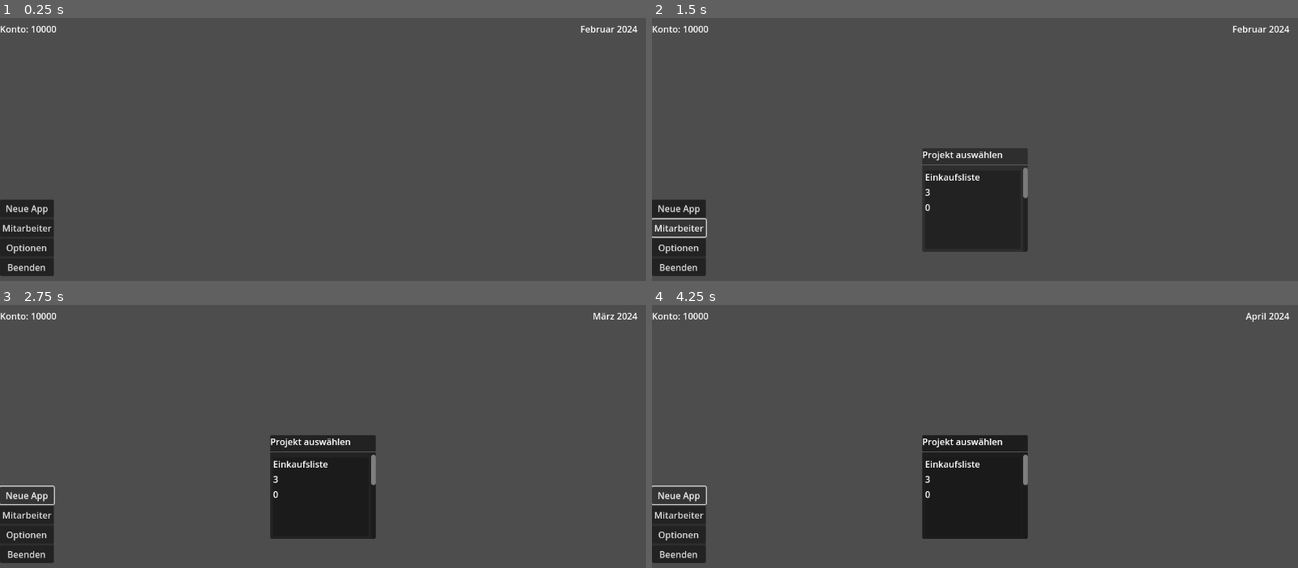
Above: before the commit, frames 1-4 (two rows, left to right).
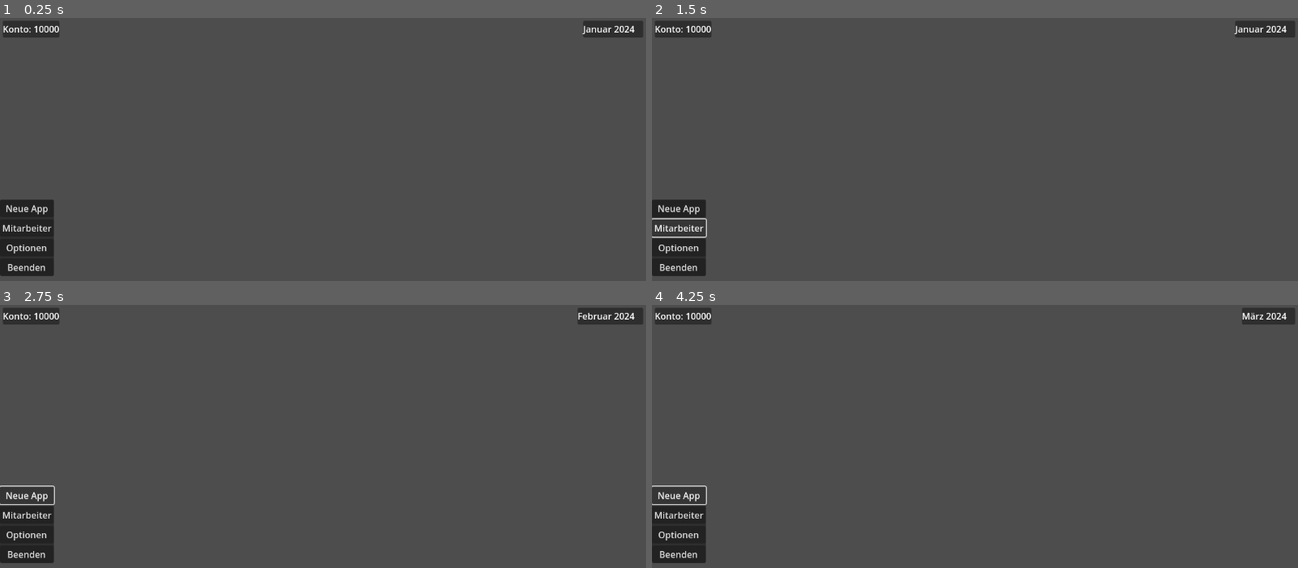
Above: after the commit, the same moments.

Repository: Randaleee/software-stories-prototyp
Game: Godot game, scene res://main.tscn
Same seed, same stepped clock (60 frames per second), same inputs: the game is played once before the commit and once after it.
Inputs:
- Up to frame 1 (0.25 s): no input
- Up to frame 2 (1.5 s): click "Neue App" at 0.5 s; click "Mitarbeiter" at 1.25 s
- Up to frame 3 (2.75 s): click "Neue App" at 2 s
- Up to frame 4 (4.25 s): click "Mitarbeiter" at 2.75 s; click "Neue App" at 3.5 s

The runs differ from the first frame. In frame 1, 1.0% of the frame differs, in the area x 0-100%, y 1-8%; in frame 2, 7.3%; in frame 3, 7.4%, in the area x 0-100%, y 1-89%; in frame 4, 7.3%.

Commit message:
UI refactor

Diff:
--- a/Autoloads/GameManager.gd
+++ b/Autoloads/GameManager.gd
@@ -2,7 +2,7 @@
 extends Node
 
 # Spielzustand
-var aktuelles_datum: Dictionary = {"monat": 1, "jahr": 2024}
+var aktuelles_datum: Dictionary = {"monat": 0, "jahr": 2024}
 var geld: int = 10000
 
 # Listen
@@ -19,6 +19,9 @@
 signal monat_vergangen
 signal app_fertiggestellt(app: App)
 signal geld_geändert
+
+signal button_neue_app_pressed
+
 
 func _ready():
 	starte_ingame_zeit()
@@ -38,7 +41,7 @@
 
 func nächster_monat():
 	aktuelles_datum.monat += 1
-	if aktuelles_datum.monat > 12:
-		aktuelles_datum.monat = 1
+	if aktuelles_datum.monat == 12:
+		aktuelles_datum.monat = 0
 		aktuelles_datum.jahr += 1
 	monat_vergangen.emit()
--- /dev/null
+++ b/Autoloads/UIManager.gd
@@ -0,0 +1,16 @@
+extends Node
+
+var current_menu: Control = null # Wird genutzt um immer nur ein offenes Menü zu haben
+@onready var hud: Control = %HUD
+@onready var app_auswahlmenü: Control = %"App Auswahlmenü"
+
+
+
+# Called when the node enters the scene tree for the first time.
+func _ready() -> void:
+	pass # Replace with function body.
+
+
+# Called every frame. 'delta' is the elapsed time since the previous frame.
+func _process(delta: float) -> void:
+	pass
--- /dev/null
+++ b/UI/HUD/hud.gd
@@ -0,0 +1,14 @@
+extends Control
+
+@onready var konto = %"Konto"
+@onready var tag_zahl = %Tag
+@onready var monat_name = %"Monat Name"
+
+func _ready() -> void:
+	GameManager.monat_vergangen.connect(_update_anzeige)
+	_update_anzeige()
+
+func _update_anzeige():
+	konto.text = str(GameManager.geld)
+	tag_zahl.text = GameManager.MONATE[GameManager.aktuelles_datum.monat]
+	monat_name.text = str(GameManager.aktuelles_datum.jahr)
--- /dev/null
+++ b/UI/HUD/hud.tscn
@@ -0,0 +1,71 @@
+[gd_scene load_steps=2 format=3 uid="uid://c4fjn15hr4c7v"]
+
+[ext_resource type="Script" path="res://UI/HUD/hud.gd" id="1_bwiyk"]
+
+[node name="HUD" type="Control"]
+layout_mode = 3
+anchors_preset = 15
+anchor_right = 1.0
+anchor_bottom = 1.0
+grow_horizontal = 2
+grow_vertical = 2
+script = ExtResource("1_bwiyk")
+
+[node name="MarginContainer" type="MarginContainer" parent="."]
+layout_mode = 1
+offset_right = 66.0
+offset_bottom = 40.0
+theme_override_constants/margin_left = 5
+theme_override_constants/margin_top = 5
+theme_override_constants/margin_right = 5
+theme_override_constants/margin_bottom = 5
+
+[node name="PanelContainer" type="PanelContainer" parent="MarginContainer"]
+layout_mode = 2
+
+[node name="HBoxContainer" type="HBoxContainer" parent="MarginContainer/PanelContainer"]
+layout_mode = 2
+
+[node name="Label" type="Label" parent="MarginContainer/PanelContainer/HBoxContainer"]
+layout_mode = 2
+text = "Konto:"
+
+[node name="Konto" type="Label" parent="MarginContainer/PanelContainer/HBoxContainer"]
+unique_name_in_owner = true
+layout_mode = 2
+
+[node name="MarginContainer2" type="MarginContainer" parent="."]
+layout_mode = 1
+anchors_preset = 1
+anchor_left = 1.0
+anchor_right = 1.0
+offset_left = -40.0
+offset_bottom = 40.0
+grow_horizontal = 0
+theme_override_constants/margin_left = 5
+theme_override_constants/margin_top = 5
+theme_override_constants/margin_right = 5
+theme_override_constants/margin_bottom = 5
+
+[node name="PanelContainer2" type="PanelContainer" parent="MarginContainer2"]
+layout_mode = 2
+
+[node name="HBoxContainer2" type="HBoxContainer" parent="MarginContainer2/PanelContainer2"]
+layout_mode = 2
+
+[node name="Tag" type="Label" parent="MarginContainer2/PanelContainer2/HBoxContainer2"]
+unique_name_in_owner = true
+layout_mode = 2
+
+[node name="Monat Name" type="Label" parent="MarginContainer2/PanelContainer2/HBoxContainer2"]
+unique_name_in_owner = true
+layout_mode = 2
+
+[node name="Label3" type="Label" parent="MarginContainer2/PanelContainer2/HBoxContainer2"]
+layout_mode = 2
+
+[node name="Label4" type="Label" parent="MarginContainer2/PanelContainer2/HBoxContainer2"]
+layout_mode = 2
+
+[node name="Label5" type="Label" parent="MarginContainer2/PanelContainer2/HBoxContainer2"]
+layout_mode = 2
--- a/UI/UI Ingame Menü/ingame_menü.gd
+++ b/UI/UI Ingame Menü/ingame_menü.gd
@@ -1,11 +1,5 @@
 extends Control
 
-@onready var neue_app_szene = preload("res://UI/UI_App_auswahlmenü/UI_app_auswahlmenü.tscn")
-
-# Called when the node enters the scene tree for the first time.
-func _ready() -> void:
-	pass # Replace with function body.
 
 func _on_neue_app_pressed() -> void:
-	var neue_app_instanz = neue_app_szene.instantiate()
-	get_tree().root.add_child(neue_app_instanz)
+	GameManager.button_neue_app_pressed.emit()
--- a/UI/UI Ingame Menü/ingame_menü.tscn
+++ b/UI/UI Ingame Menü/ingame_menü.tscn
@@ -37,5 +37,3 @@
 [node name="Beenden" type="Button" parent="MarginContainer/VBoxContainer"]
 layout_mode = 2
 text = "Beenden"
-
-[connection signal="pressed" from="MarginContainer/VBoxContainer/Neue App" to="." method="_on_neue_app_pressed"]
--- a/UI/app_ui/app_ui.gd
+++ b/UI/app_ui/app_ui.gd
@@ -14,3 +14,8 @@
 	app_name.text = app_id.app_name
 	app_kategorie.text = str(app_id.kategorie)
 	app_plattform.text = str(app_id.plattform)
+
+
+func _on_button_pressed() -> void:
+	GameManager.app_in_entwicklung.append(app_id)
+	print(GameManager.app_in_entwicklung)
--- a/UI/app_ui/app_ui.tscn
+++ b/UI/app_ui/app_ui.tscn
@@ -22,36 +22,42 @@
 script = ExtResource("1_ok1jt")
 app_id = ExtResource("2_chtt6")
 
-[node name="MarginContainer" type="MarginContainer" parent="."]
-layout_mode = 1
-anchors_preset = 15
-anchor_right = 1.0
-anchor_bottom = 1.0
-grow_horizontal = 2
-grow_vertical = 2
+[node name="PanelContainer" type="PanelContainer" parent="."]
+layout_mode = 0
+offset_right = 40.0
+offset_bottom = 40.0
+
+[node name="MarginContainer" type="MarginContainer" parent="PanelContainer"]
+layout_mode = 2
 theme_override_constants/margin_left = 5
 theme_override_constants/margin_top = 5
 theme_override_constants/margin_right = 5
 theme_override_constants/margin_bottom = 5
 
-[node name="Panel" type="Panel" parent="MarginContainer"]
+[node name="VBoxContainer" type="VBoxContainer" parent="PanelContainer/MarginContainer"]
 layout_mode = 2
 
-[node name="VBoxContainer" type="VBoxContainer" parent="MarginContainer"]
-layout_mode = 2
-
-[node name="Label2" type="Label" parent="MarginContainer/VBoxContainer"]
+[node name="Label2" type="Label" parent="PanelContainer/MarginContainer/VBoxContainer"]
 unique_name_in_owner = true
 layout_mode = 2
 text = "text 1"
 
-[node name="Label3" type="Label" parent="MarginContainer/VBoxContainer"]
+[node name="Label3" type="Label" parent="PanelContainer/MarginContainer/VBoxContainer"]
 unique_name_in_owner = true
 layout_mode = 2
 text = "text 2"
 
-[node name="Label4" type="Label" parent="MarginContainer/VBoxContainer"]
+[node name="Label4" type="Label" parent="PanelContainer/MarginContainer/VBoxContainer"]
 unique_name_in_owner = true
 layout_mode = 2
 size_flags_vertical = 3
 text = "text 3"
+
+[node name="HSeparator" type="HSeparator" parent="PanelContainer/MarginContainer/VBoxContainer"]
+layout_mode = 2
+
+[node name="Button" type="Button" parent="PanelContainer/MarginContainer/VBoxContainer"]
+layout_mode = 2
+text = "Auswählen"
+
+[connection signal="pressed" from="PanelContainer/MarginContainer/VBoxContainer/Button" to="." method="_on_button_pressed"]
--- a/main.gd
+++ b/main.gd
@@ -1,15 +1,25 @@
 extends Control
-
-@onready var konto = $"CanvasLayer/HBoxContainer/<konto>"
+# Canvas
+@onready var konto = $"CanvasLayer/HBoxContainer/Konto"
 @onready var tag_zahl = $CanvasLayer/HBoxContainer2/Label
 @onready var monat_name = $CanvasLayer/HBoxContainer2/Label2
+
+# Ingame Menü
+@onready var neue_app_szene = preload("res://UI/UI_App_auswahlmenü/UI_app_auswahlmenü.tscn")
+
 
 # Called when the node enters the scene tree for the first time.
 func _ready() -> void:
 	GameManager.monat_vergangen.connect(_update_anzeige)
+	GameManager.button_neue_app_pressed.connect(_on_neue_app_pressed)
 	_update_anzeige()
 
 func _update_anzeige():
-	konto.text = str(GameManager.geld)
+	konto.text = str("GameManager.geld")
 	tag_zahl.text = GameManager.MONATE[GameManager.aktuelles_datum.monat]
 	monat_name.text = str(GameManager.aktuelles_datum.jahr)
+
+func _on_neue_app_pressed() -> void:
+	var neue_app_instanz = neue_app_szene.instantiate()
+	add_child(neue_app_instanz)
+	print("neue app pressed")
--- a/main.tscn
+++ b/main.tscn
@@ -1,7 +1,8 @@
-[gd_scene load_steps=3 format=3 uid="uid://ca45pm44s7oaa"]
+[gd_scene load_steps=4 format=3 uid="uid://ca45pm44s7oaa"]
 
-[ext_resource type="Script" path="res://main.gd" id="1_h4bak"]
 [ext_resource type="PackedScene" uid="uid://d2n71i24km6bi" path="res://UI/UI Ingame Menü/ingame_menü.tscn" id="2_jjl0w"]
+[ext_resource type="PackedScene" uid="uid://c4fjn15hr4c7v" path="res://UI/HUD/hud.tscn" id="3_gpyb0"]
+[ext_resource type="PackedScene" uid="uid://b203qk1e4s7dn" path="res://UI/UI_App_auswahlmenü/UI_app_auswahlmenü.tscn" id="4_hcqdn"]
 
 [node name="Main" type="Control"]
 layout_mode = 3
@@ -10,43 +11,15 @@
 anchor_bottom = 1.0
 grow_horizontal = 2
 grow_vertical = 2
-script = ExtResource("1_h4bak")
 
 [node name="CanvasLayer" type="CanvasLayer" parent="."]
 
-[node name="HBoxContainer" type="HBoxContainer" parent="CanvasLayer"]
-offset_right = 40.0
-offset_bottom = 40.0
+[node name="HUD" parent="CanvasLayer" instance=ExtResource("3_gpyb0")]
+unique_name_in_owner = true
 
-[node name="Konto" type="Label" parent="CanvasLayer/HBoxContainer"]
-layout_mode = 2
-text = "Konto:"
+[node name="Ingame Menü" parent="CanvasLayer" instance=ExtResource("2_jjl0w")]
+unique_name_in_owner = true
 
-[node name="<konto>" type="Label" parent="CanvasLayer/HBoxContainer"]
-layout_mode = 2
-
-[node name="HBoxContainer2" type="HBoxContainer" parent="CanvasLayer"]
-anchors_preset = 1
-anchor_left = 1.0
-anchor_right = 1.0
-offset_left = -40.0
-offset_bottom = 40.0
-grow_horizontal = 0
-
-[node name="Label" type="Label" parent="CanvasLayer/HBoxContainer2"]
-layout_mode = 2
-
-[node name="Label2" type="Label" parent="CanvasLayer/HBoxContainer2"]
-layout_mode = 2
-
-[node name="Label3" type="Label" parent="CanvasLayer/HBoxContainer2"]
-layout_mode = 2
-
-[node name="Label4" type="Label" parent="CanvasLayer/HBoxContainer2"]
-layout_mode = 2
-
-[node name="Label5" type="Label" parent="CanvasLayer/HBoxContainer2"]
-layout_mode = 2
-
-[node name="Ingame Menü" parent="." instance=ExtResource("2_jjl0w")]
-layout_mode = 1
+[node name="App Auswahlmenü" parent="CanvasLayer" instance=ExtResource("4_hcqdn")]
+unique_name_in_owner = true
+visible = false
--- a/project.godot
+++ b/project.godot
@@ -19,6 +19,7 @@
 [autoload]
 
 GameManager="*res://Autoloads/GameManager.gd"
+UiManager="*res://Autoloads/UIManager.gd"
 
 [rendering]
 
Not shown, added: todo.md
